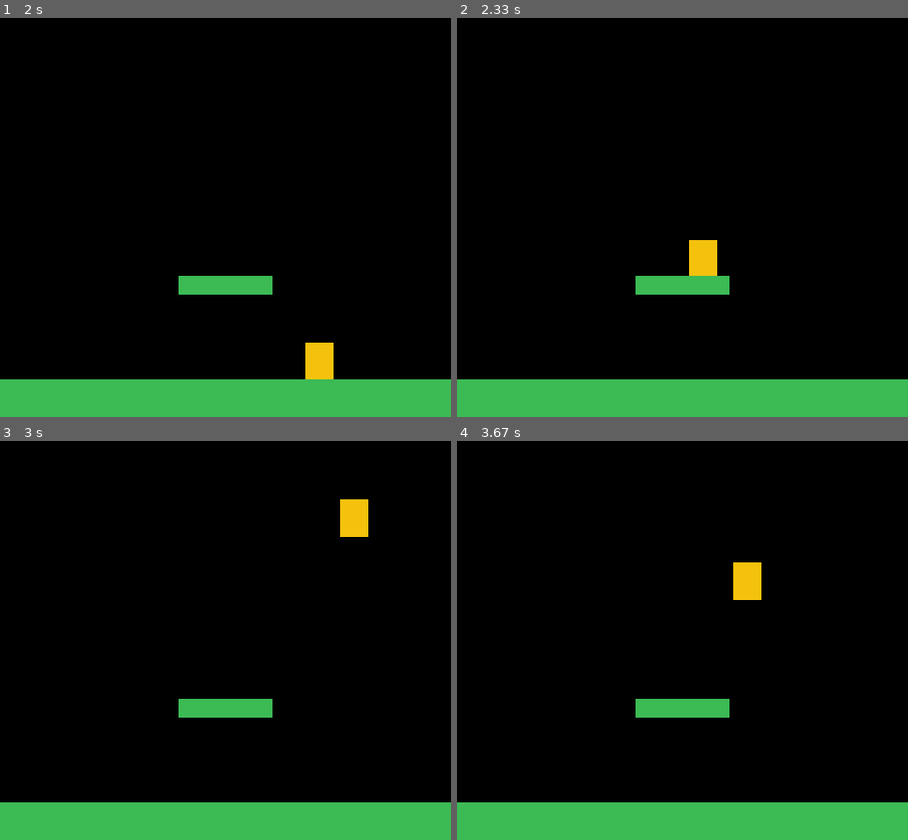
Above: before the commit, frames 1-4 (two rows, left to right).
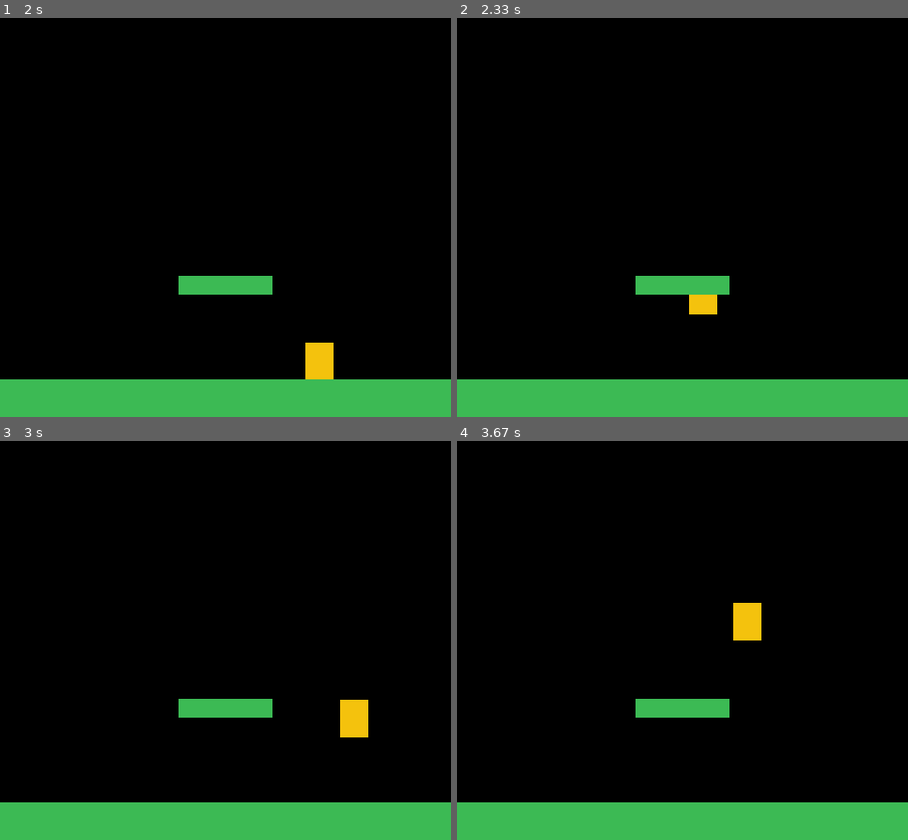
Above: after the commit, the same moments.

Repository: Seigakuin/platformer
Game: pygame game, started from main.py
Two runs of this game, one before a commit and one after it. Both use one fixed random seed, a clock stepped at 60 frames per second and the inputs below.
Inputs:
- Up to frame 1 (2 s): hold Right 0.33-0.8 s; hold Right 0.83-1.3 s; tap Space at 0.9, 1.2, 1.4, 1.7, 1.97 s; hold Left 1.33-1.87 s; hold Left from 1.9 s (still down)
- Up to frame 2 (2.33 s): tap Space at 2.27 s; release Left at 2.3 s
- Up to frame 3 (3 s): hold Right 2.33-2.97 s; tap Space at 2.4, 2.7 s
- Up to frame 4 (3.67 s): hold Left 3-3.47 s; tap Space at 3.07, 3.37, 3.57 s; hold Right from 3.5 s (still down)

Frame 1 is identical in both runs. In frame 2, 0.9% of the frame differs, in the area x 51-58%, y 55-75%; in frame 3, 1.2%, in the area x 75-82%, y 14-75%; in frame 4, 1.2%.

Commit message:
fix jump bug

Diff:
--- a/main.py
+++ b/main.py
@@ -48,10 +48,12 @@
     def update(self):
         # アップデート
         self.all_sprites.update()
-        hits = pg.sprite.spritecollide(self.player, self.platforms, False)
-        if hits:
-            self.player.pos.y = hits[0].rect.top + 1
-            self.player.vel.y = 0
+        # check if player hits a platform - only if falling
+        if self.player.vel.y > 0:
+            hits = pg.sprite.spritecollide(self.player, self.platforms, False)
+            if hits:
+                self.player.pos.y = hits[0].rect.top + 1
+                self.player.vel.y = 0
 
     def events(self):
         # イベント
